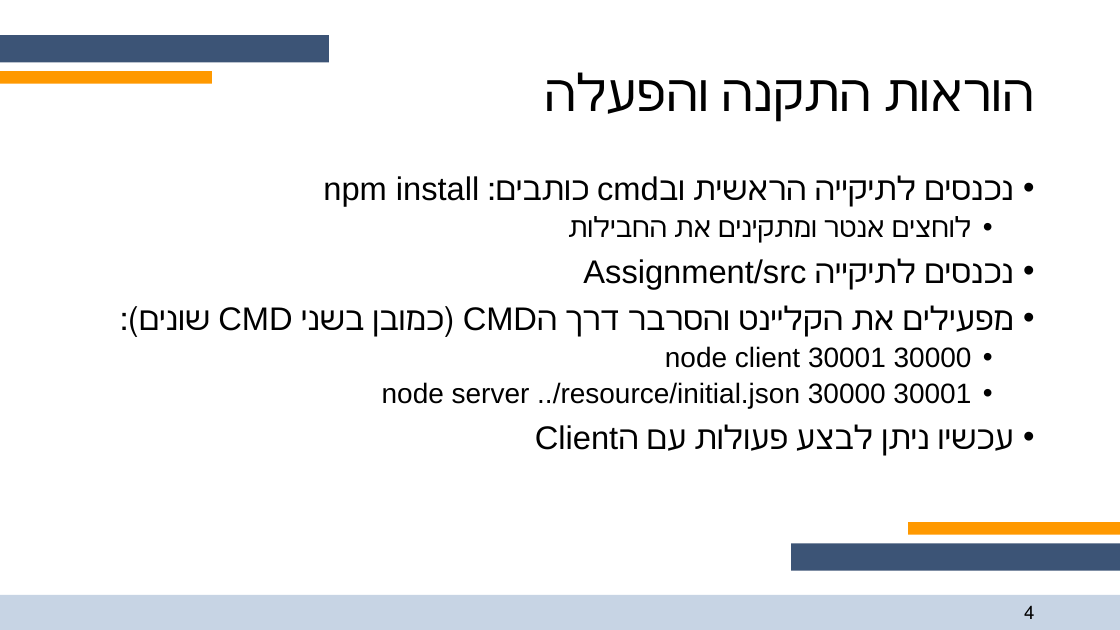
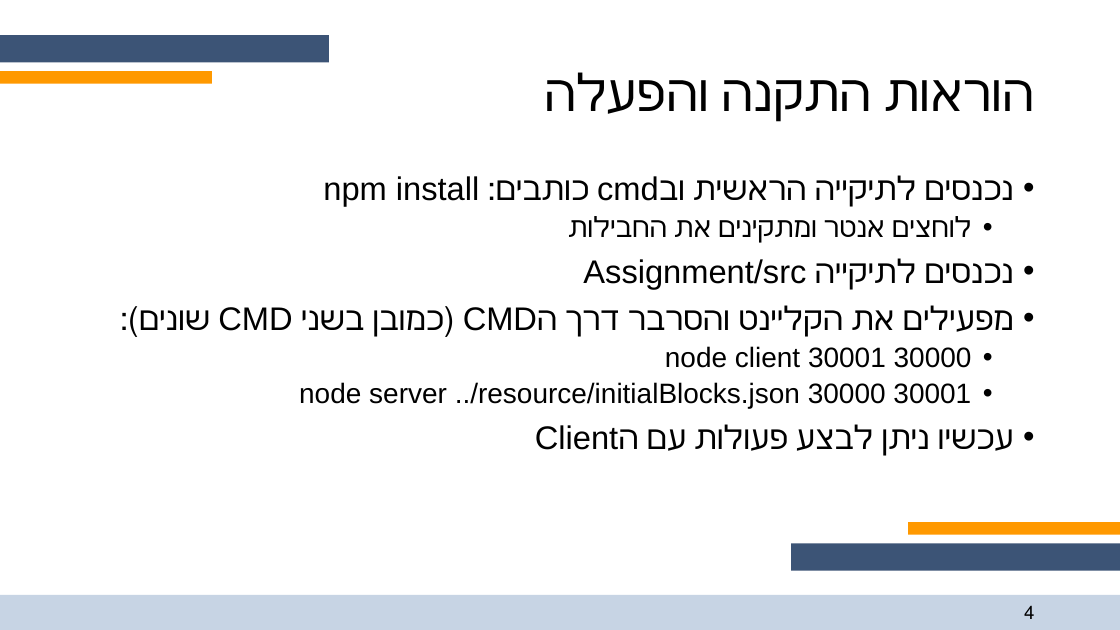
Before and after one commit to ronfri48/Blockchain, a slide deck: slide 4 of Assignment1/Docs/Pres.pptx. Drawn at 1120x630 pixels with LibreOffice and Linux fonts; fonts in the diff are those of the drawing; background and template pictures are left out. Boxes give left, top, right and bottom in pixels: in the first picture for what was removed or moved away, otherwise in the second. Text is boxed around its words. In the diff, an @@ line names an element or a change of style, - is before the commit and + after.

```diff
--- a/Assignment1/Docs/Pres.pptx
+++ b/Assignment1/Docs/Pres.pptx
@@ text at [299, 382, 971, 408]: text changed @@
-  • node server ../resource/initial.json 30000 30001
+  • node server ../resource/initialBlocks.json 30000 30001
```
Also in this commit, not shown: 3 other files.
